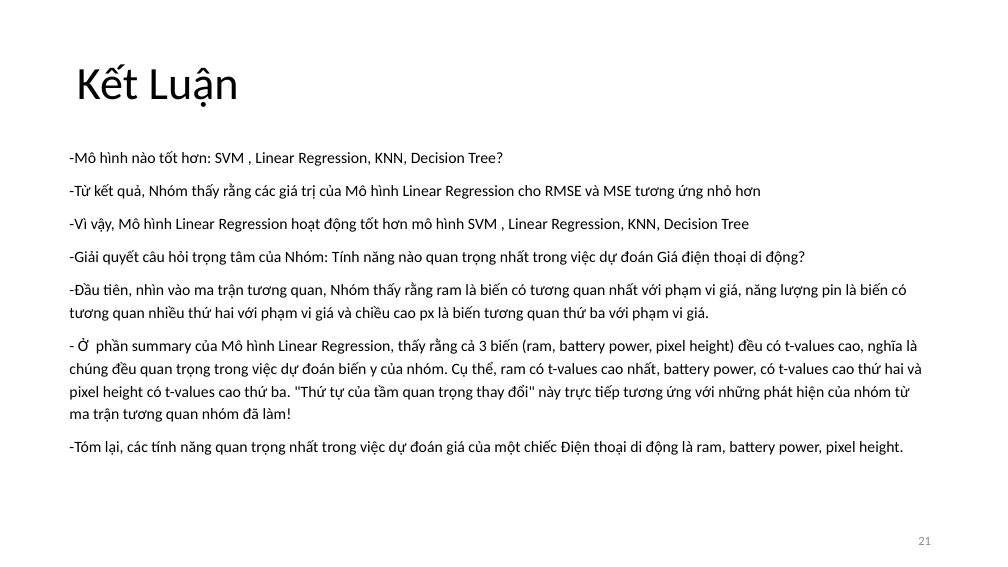
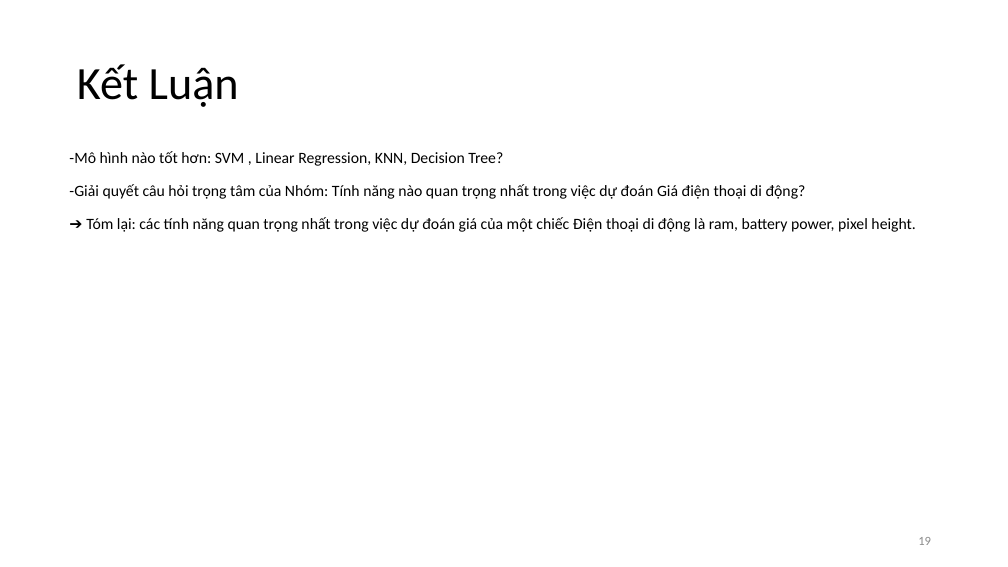
Before and after one commit to quocdunglxag123/Project-DM-Nhom10, a slide deck: slide 19 of Nhom10-report.pptx (slide 21 before the commit). Drawn at 1008x567 pixels with LibreOffice and Linux fonts; fonts in the diff are those of the drawing. Boxes give left, top, right and bottom in pixels: in the first picture for what was removed or moved away, otherwise in the second. Text is boxed around its words. In the diff, an @@ line names an element or a change of style, - is before the commit and + after.

```diff
--- a/Nhom10-report.pptx
+++ b/Nhom10-report.pptx
@@ text at [69,183,761,232]: paragraphs removed @@
--Từ kết quả, Nhóm thấy rằng các giá trị của Mô hình Linear Regression cho RMSE và MSE tương ứng nhỏ hơn
--Vì vậy, Mô hình Linear Regression hoạt động tốt hơn mô hình SVM , Linear Regression, KNN, Decision Tree
@@ text at [86,217,915,232]: text changed @@
--Đầu tiên, nhìn vào ma trận tương quan, Nhóm thấy rằng ram là biến có tương quan nhất với phạm vi giá, năng lượng pin là biến có tương quan nhiều thứ hai với phạm vi giá và chiều cao px là biến tương quan thứ ba với phạm vi giá.
-- Ở phần summary của Mô hình Linear Regression, thấy rằng cả 3 biến (ram, battery power, pixel height) đều có t-values cao, nghĩa là chúng đều quan trọng trong việc dự đoán biến y của nhóm. Cụ thể, ram có t-values cao nhất, battery power, có t-values cao thứ hai và pixel height có t-values cao thứ ba. "Thứ tự của tầm quan trọng thay đổi" này trực tiếp tương ứng với những phát hiện của nhóm từ ma trận tương quan nhóm đã làm!
--Tóm lại, các tính năng quan trọng nhất trong việc dự đoán giá của một chiếc Điện thoại di động là ram, battery power, pixel height.
+➔ Tóm lại: các tính năng quan trọng nhất trong việc dự đoán giá của một chiếc Điện thoại di động là ram, battery power, pixel height.
@@ page number at [918,537,931,545]: text changed @@
-21
+19
```
Also in this commit, not shown: 6 other slides changed, 2 slides removed, 2 other files.
